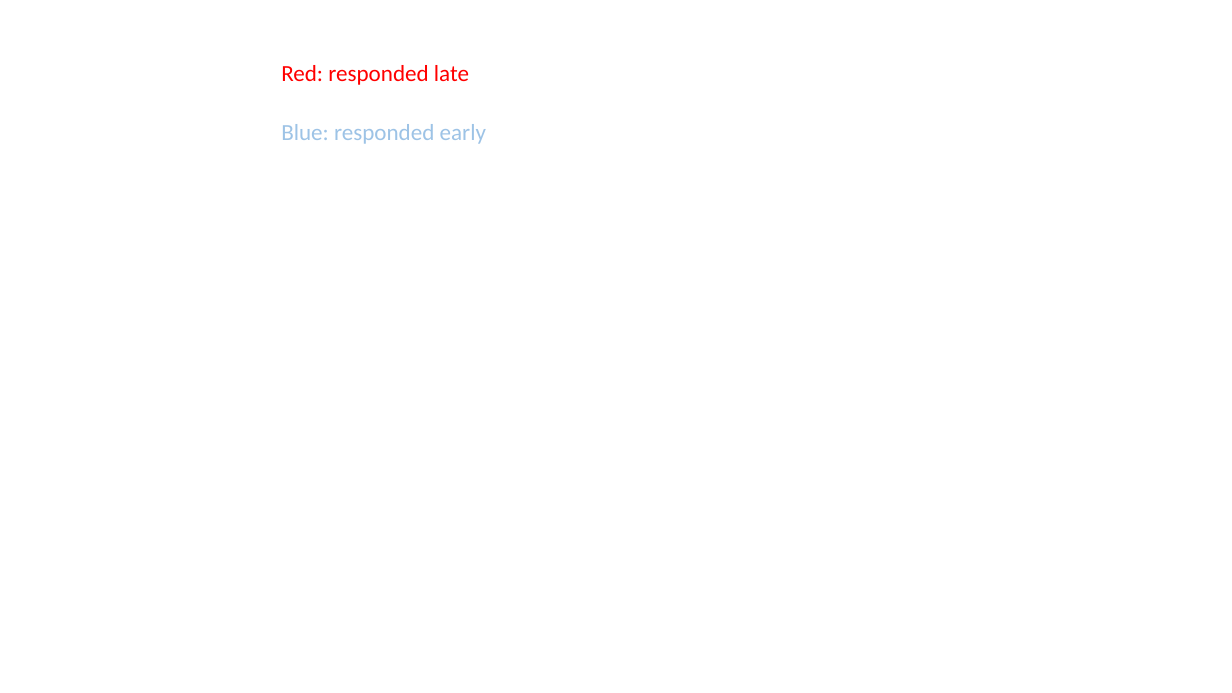
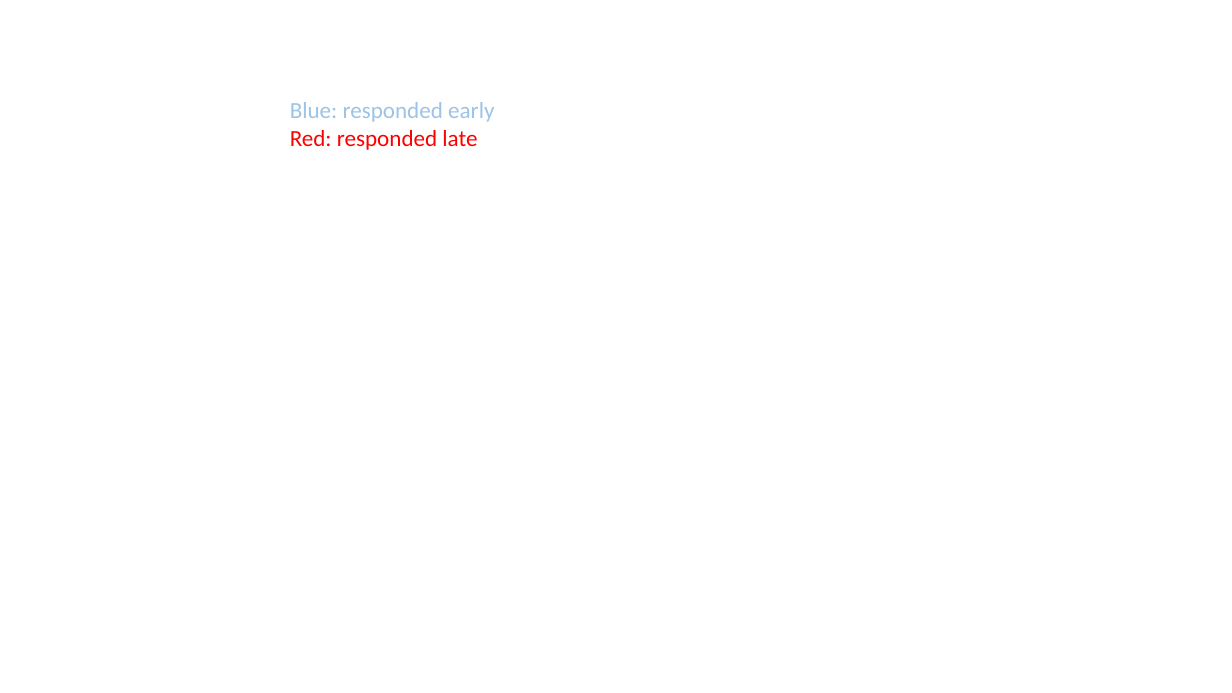
Before and after one commit to luyuliu/COVID-Transit-Demand, a slide deck: slide 7 of doc/pre_results.pptx. Drawn at 1232x693 pixels with LibreOffice and Linux fonts; fonts in the diff are those of the drawing; background and template pictures are left out. Boxes give left, top, right and bottom in pixels: in the first picture for what was removed or moved away, otherwise in the second. Text is boxed around its words. In the diff, an @@ line names an element or a change of style, - is before the commit and + after.

```diff
--- a/doc/pre_results.pptx
+++ b/doc/pre_results.pptx
@@ text removed at (281,65,469,85) @@
-Red: responded late
@@ text "Blue: responded early": place and size @@
-text "Blue: responded early" at (281,124,486,144)
+text "Blue: responded early" at (290,102,494,150)
@@ text at (290,130,477,150): paragraph added @@
+Red: responded late
```
Also in this commit, not shown: 10 other slides changed, 1 slide added, 1 slide removed, 4 other files.
